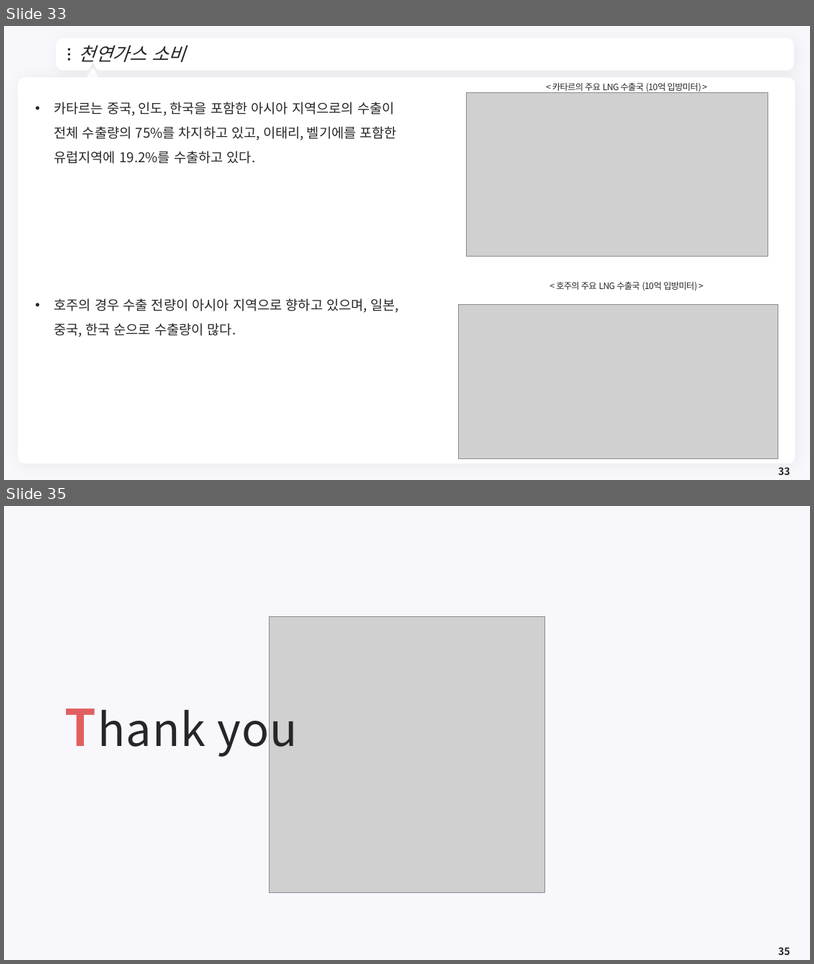
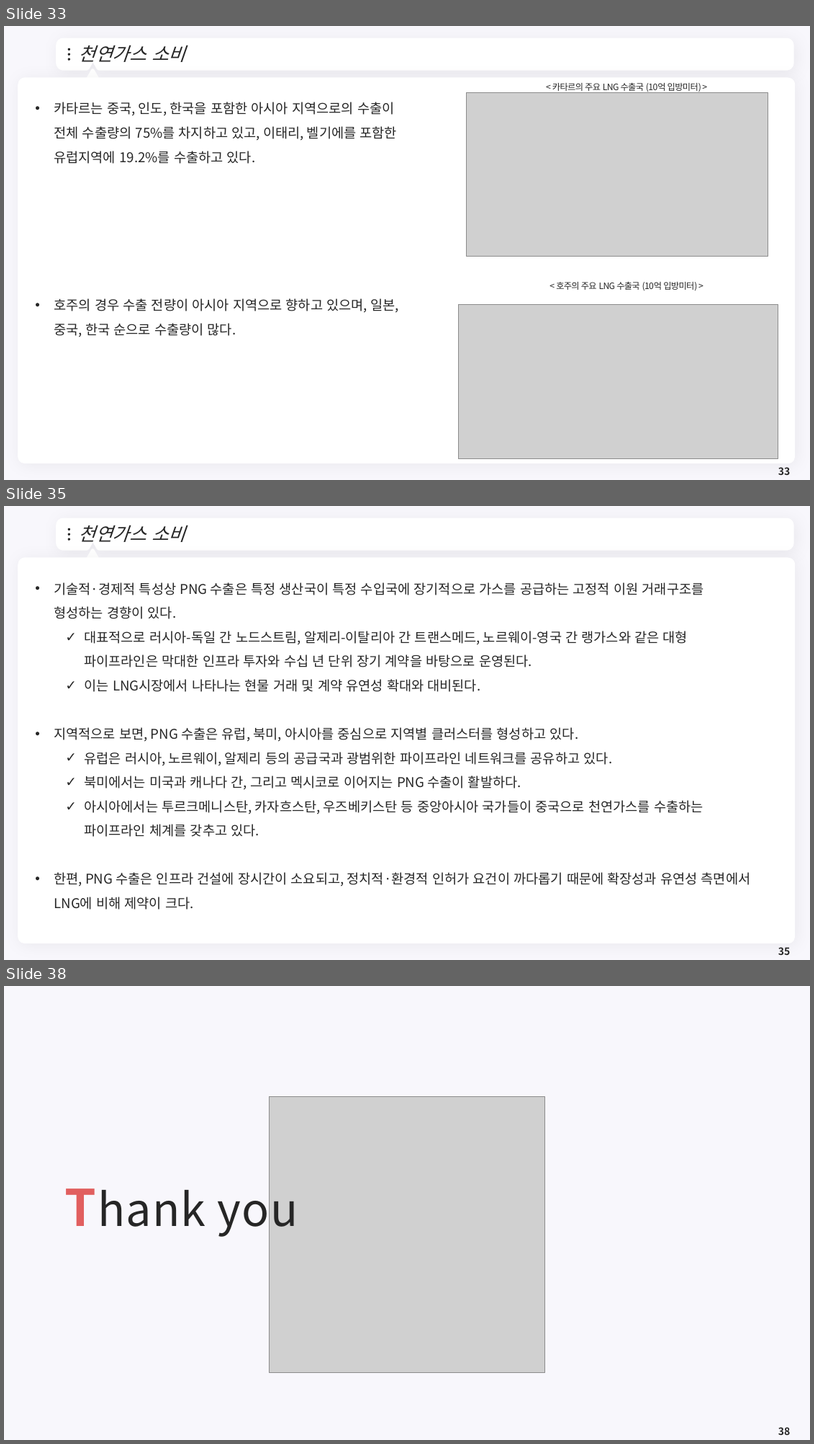
Before and after one commit to meandthey/Teaching, a slide deck: 에너지경제학/자원에너지경제학_Chapter_3 (가스).pptx. Shown one above the other, each under a label of ours: slides 33 and 35 before the commit, slides 33, 35 and 38 after it; the slides between them are not shown. The pictures are 814x964 and 814x1444 pixels, drawn with LibreOffice and Linux fonts; fonts in the diff are those of the drawing; grey boxes stand for pictures; background and template pictures are left out. Boxes give left, top, right and bottom in pixels: in the first picture for what was removed or moved away, otherwise in the second. Text is boxed around its words. In the diff, an @@ line names an element or a change of style, - is before the commit and + after.

```diff
--- a/에너지경제학/자원에너지경제학_Chapter_3 (가스).pptx
+++ b/에너지경제학/자원에너지경제학_Chapter_3 (가스).pptx
@@ slide 35 added at [4,506,810,960], background #F8F7FC; not listed: 7 template elements that a slide beside it also shows @@
@@ title added at [79,525,185,542], 22 pt, text #262626, italic @@
+천연가스 소비
@@ text added at [54,582,751,909], 16 pt, text #262626 @@
+• 기술적·경제적 특성상 PNG 수출은 특정 생산국이 특정 수입국에 장기적으로 가스를 공급하는 고정적 이원 거래구조를 형성하는 경향이 있다.
+  ✓ 대표적으로 러시아-독일 간 노드스트림, 알제리-이탈리아 간 트랜스메드, 노르웨이-영국 간 랭가스와 같은 대형 파이프라인은 막대한 인프라 투자와 수십 년 단위 장기 계약을 바탕으로 운영된다.
+  ✓ 이는 LNG시장에서 나타나는 현물 거래 및 계약 유연성 확대와 대비된다.
+• 지역적으로 보면, PNG 수출은 유럽, 북미, 아시아를 중심으로 지역별 클러스터를 형성하고 있다.
+  ✓ 유럽은 러시아, 노르웨이, 알제리 등의 공급국과 광범위한 파이프라인 네트워크를 공유하고 있다.
+  ✓ 북미에서는 미국과 캐나다 간, 그리고 멕시코로 이어지는 PNG 수출이 활발하다.
+  ✓ 아시아에서는 투르크메니스탄, 카자흐스탄, 우즈베키스탄 등 중앙아시아 국가들이 중국으로 천연가스를 수출하는 파이프라인 체계를 갖추고 있다.
+• 한편, PNG 수출은 인프라 건설에 장시간이 소요되고, 정치적·환경적 인허가 요건이 까다롭기 때문에 확장성과 유연성 측면에서 LNG에 비해 제약이 크다.
@@ page number added at [779,947,790,955], 12 pt, text #262626, bold @@
+35
@@ what was slide 35 is now slide 38 @@
```
Also in this commit, not shown: 1 slide changed, 2 other slides added, 2 other files.
